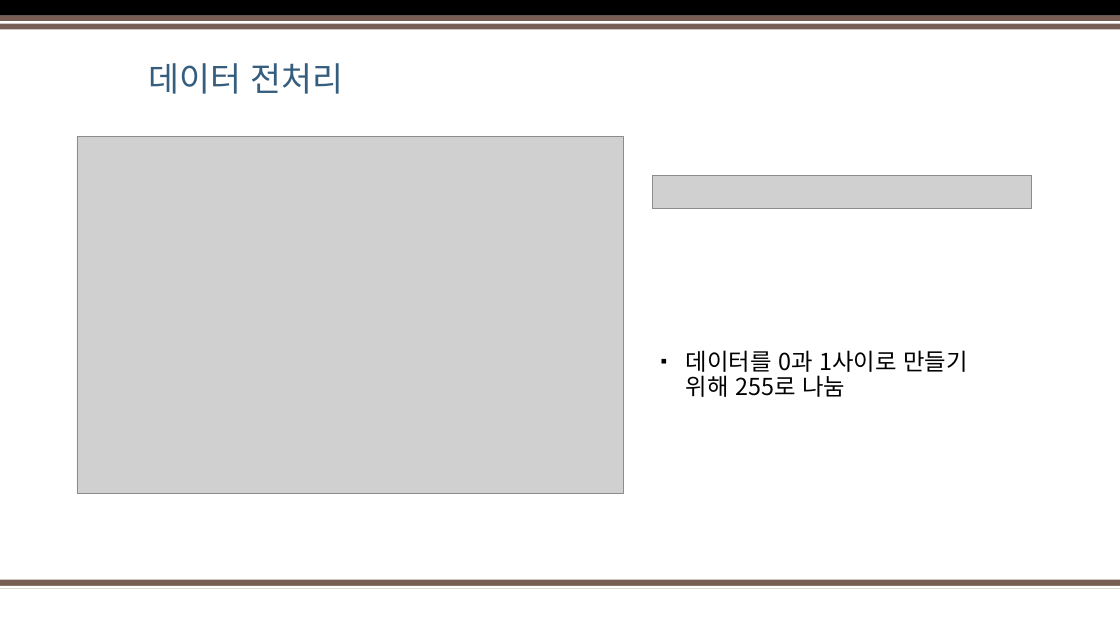
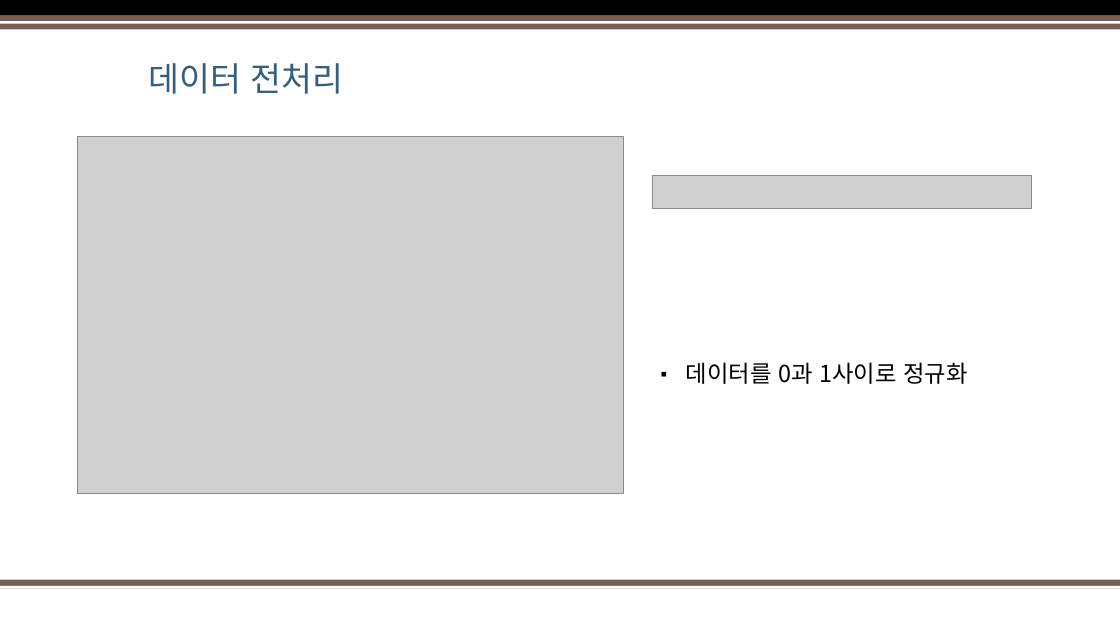
Before and after one commit to Jeong-Seongwon/portfolio, a slide deck: slide 9 of mnist/Portfolio.pptx. Drawn at 1120x630 pixels with LibreOffice and Linux fonts; fonts in the diff are those of the drawing; grey boxes stand for pictures; background and template pictures are left out. Boxes give left, top, right and bottom in pixels: in the first picture for what was removed or moved away, otherwise in the second. Text is boxed around its words. In the diff, an @@ line names an element or a change of style, - is before the commit and + after.

```diff
--- a/mnist/Portfolio.pptx
+++ b/mnist/Portfolio.pptx
@@ text at (686,362,967,384): text changed @@
-▪ 데이터를 0과 1사이로 만들기 위해 255로 나눔
+▪ 데이터를 0과 1사이로 정규화
```
Also in this commit, not shown: 3 other slides changed.
